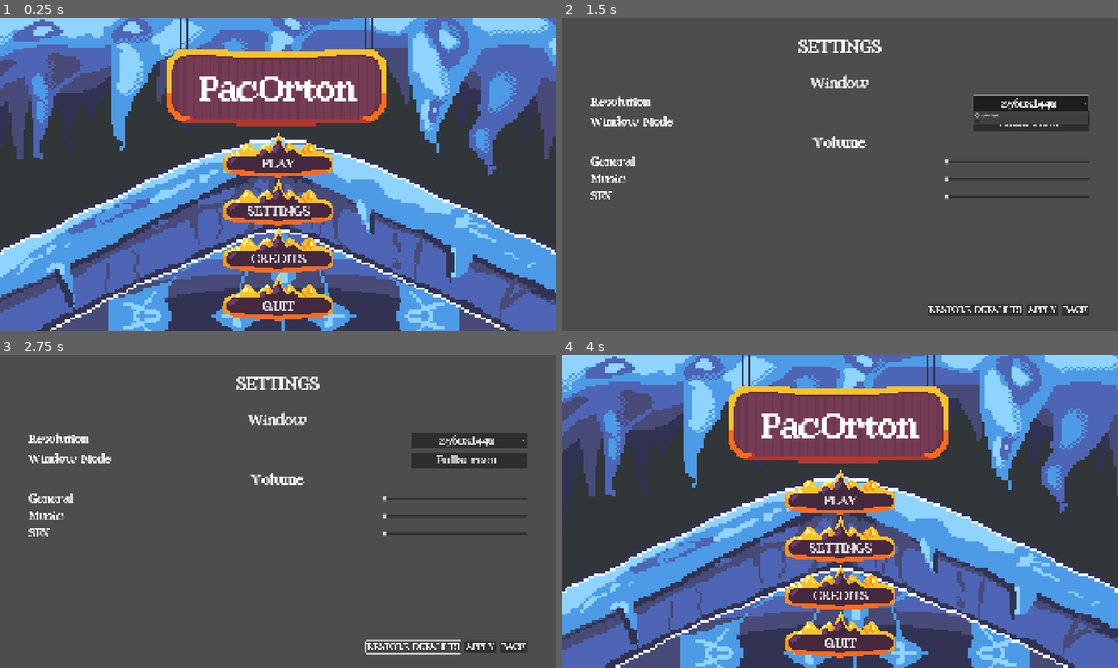
Above: before the commit, frames 1-4 (two rows, left to right).
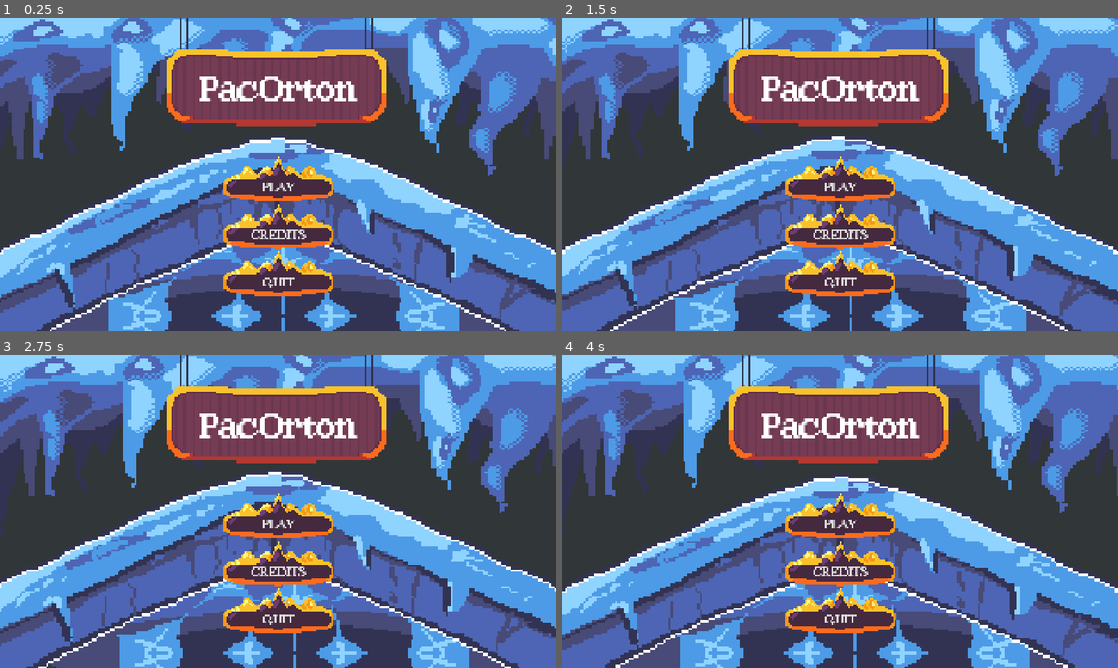
Above: after the commit, the same moments.

Repository: Ferreira06/PacOrton
Game: Godot game, scene res://scenes/menus/main_menu.tscn
Same seed, same stepped clock (60 frames per second), same inputs: the game is played once before the commit and once after it. Before the commit the project starts from res://main_menu.tscn.
Inputs (mouse positions are in pixels of both pictures, inside the frame that each line leads up to):
- Up to frame 1 (0.25 s): no input
- Up to frame 2 (1.5 s): click (840, 202) at 0.5 s, where only the run before the commit has a clickable "SETTINGS"; click (1029, 102) at 1.25 s, where only the run before the commit has a clickable "2560x1440"
- Up to frame 3 (2.75 s): click (411, 646) at 2 s, where only the run before the commit has a clickable "RESTORE DEFAULTS"
- Up to frame 4 (4 s): click (1040, 646) at 2.75 s, where only the run before the commit has a clickable "APPLY"; click (1073, 646) at 3.5 s, where only the run before the commit has a clickable "BACK"

The runs differ from the first frame. In frame 1, 9.3% of the frame differs, in the area x 40-60%, y 36-97%; in frame 2, 99%, in the area x 0-100%, y 0-100%; in frame 3, 98%; in frame 4, 9.3%.

Commit message:
refactor: working tree reorganized and settings menu deleted

Diff:
--- a/icon.svg
+++ /dev/null
@@ -1 +0,0 @@
-<svg xmlns="http://www.w3.org/2000/svg" width="128" height="128"><rect width="124" height="124" x="2" y="2" fill="#363d52" stroke="#212532" stroke-width="4" rx="14"/><g fill="#fff" transform="translate(12.322 12.322)scale(.101)"><path d="M105 673v33q407 354 814 0v-33z"/><path fill="#478cbf" d="m105 673 152 14q12 1 15 14l4 67 132 10 8-61q2-11 15-15h162q13 4 15 15l8 61 132-10 4-67q3-13 15-14l152-14V427q30-39 56-81-35-59-83-108-43 20-82 47-40-37-88-64 7-51 8-102-59-28-123-42-26 43-46 89-49-7-98 0-20-46-46-89-64 14-123 42 1 51 8 102-48 27-88 64-39-27-82-47-48 49-83 108 26 42 56 81zm0 33v39c0 276 813 276 814 0v-39l-134 12-5 69q-2 10-14 13l-162 11q-12 0-16-11l-10-65H446l-10 65q-4 11-16 11l-162-11q-12-3-14-13l-5-69z"/><path d="M483 600c0 34 58 34 58 0v-86c0-34-58-34-58 0z"/><circle cx="725" cy="526" r="90"/><circle cx="299" cy="526" r="90"/></g><g fill="#414042" transform="translate(12.322 12.322)scale(.101)"><circle cx="307" cy="532" r="60"/><circle cx="717" cy="532" r="60"/></g></svg>
--- a/main_game.tscn
+++ /dev/null
@@ -1,37 +0,0 @@
-[gd_scene load_steps=4 format=3 uid="uid://vjulnprmxsr7"]
-
-[ext_resource type="PackedScene" uid="uid://b3nx3std6uxmr" path="res://levels/level1.tscn" id="1_ykeeq"]
-[ext_resource type="PackedScene" uid="uid://xbepkpqt24ay" path="res://ghost_normal.tscn" id="2_yx7mw"]
-[ext_resource type="PackedScene" uid="uid://s08uidg41e7x" path="res://player.tscn" id="3_ykeeq"]
-
-[node name="MainGame" type="Node2D"]
-
-[node name="Fase 1" parent="." instance=ExtResource("1_ykeeq")]
-position = Vector2(16, 0)
-
-[node name="Ghost" parent="." instance=ExtResource("2_yx7mw")]
-texture_filter = 1
-position = Vector2(272, 272)
-
-[node name="Ghost2" parent="." instance=ExtResource("2_yx7mw")]
-texture_filter = 1
-position = Vector2(272.00006, 319.33334)
-
-[node name="Ghost3" parent="." instance=ExtResource("2_yx7mw")]
-texture_filter = 1
-position = Vector2(433.33337, 272)
-
-[node name="Ghost4" parent="." instance=ExtResource("2_yx7mw")]
-texture_filter = 1
-position = Vector2(434.6667, 317.33334)
-
-[node name="Player" parent="." instance=ExtResource("3_ykeeq")]
-z_index = 1
-position = Vector2(312.00003, 377.00003)
-scale = Vector2(0.40309712, 0.40119064)
-wall_min_slide_angle = 0.0
-platform_wall_layers = 255
-
-[node name="Camera2D" type="Camera2D" parent="."]
-position = Vector2(354, 282)
-zoom = Vector2(1.5, 1.5)
--- a/project.godot
+++ b/project.godot
@@ -13,7 +13,6 @@
 config/name="PacOrton"
 run/main_scene="uid://c30qrm1xpi7yk"
 config/features=PackedStringArray("4.5", "Forward Plus")
-config/icon="res://icon.svg"
 
 [display]
 
--- a/bullet.tscn
+++ b/scenes/bullet/bullet.tscn
@@ -1,7 +1,8 @@
 [gd_scene load_steps=4 format=3 uid="uid://cxruft6xgpp15"]
 
-[ext_resource type="Script" uid="uid://cr4awgdm31dr6" path="res://bullet.gd" id="1_v8qja"]
+[ext_resource type="Script" uid="uid://cr4awgdm31dr6" path="res://scenes/bullet/bullet.gd" id="1_v8qja"]
 [ext_resource type="Texture2D" uid="uid://dj5kc1kt45ru1" path="res://assets/powerups/PacBullet1.svg" id="2_t4vbm"]
+
 
 [sub_resource type="CapsuleShape2D" id="CapsuleShape2D_2b2rl"]
 radius = 2.0
--- a/card.tscn
+++ b/scenes/card/card.tscn
@@ -1,6 +1,6 @@
 [gd_scene load_steps=25 format=3 uid="uid://dqjx7wthjrgwl"]
 
-[ext_resource type="Script" uid="uid://dsd05ik516knb" path="res://card.gd" id="1_kikvd"]
+[ext_resource type="Script" uid="uid://dsd05ik516knb" path="res://scenes/card/card.gd" id="1_kikvd"]
 [ext_resource type="Texture2D" uid="uid://d2wuch3yxkk06" path="res://assets/powerups/PowerUp Gunt.svg" id="2_q5obu"]
 [ext_resource type="Texture2D" uid="uid://dh6in02kyvhfx" path="res://assets/powerups/PowerUpSpeedSheet.svg" id="3_e484p"]
 
@@ -170,4 +170,3 @@
 [node name="AnimatedSprite2D" type="AnimatedSprite2D" parent="."]
 sprite_frames = SubResource("SpriteFrames_rjlel")
 animation = &"gun_card_anim"
-frame_progress = 0.51319736
--- a/collectible.tscn
+++ b/scenes/collectible/collectible.tscn
@@ -1,8 +1,9 @@
 [gd_scene load_steps=26 format=3 uid="uid://ctei6nkbx8kiw"]
 
-[ext_resource type="Script" uid="uid://d4hcwvclp0su2" path="res://collectible.gd" id="1_8orai"]
+[ext_resource type="Script" uid="uid://d4hcwvclp0su2" path="res://scenes/collectible/collectible.gd" id="1_8orai"]
 [ext_resource type="Texture2D" uid="uid://dddp5qtx146bk" path="res://assets/collectibles/ball.svg" id="1_rd2yi"]
 [ext_resource type="Texture2D" uid="uid://c3a25bok1lq2d" path="res://assets/collectibles/star.svg" id="3_yciwo"]
+
 
 [sub_resource type="CircleShape2D" id="CircleShape2D_yciwo"]
 radius = 7.0
--- a/ghost_normal.tscn
+++ b/scenes/ghost/base/ghost_normal.tscn
@@ -1,7 +1,8 @@
 [gd_scene load_steps=29 format=3 uid="uid://xbepkpqt24ay"]
 
 [ext_resource type="Texture2D" uid="uid://b77i76ty53jib" path="res://assets/ghosts/normal-ghost.svg" id="1_36l5f"]
-[ext_resource type="Script" uid="uid://cuauh14160wh2" path="res://ghost_normal.gd" id="1_tpqef"]
+[ext_resource type="Script" uid="uid://cuauh14160wh2" path="res://scenes/ghost/base/ghost_normal.gd" id="1_tpqef"]
+
 
 [sub_resource type="AtlasTexture" id="AtlasTexture_tpqef"]
 atlas = ExtResource("1_36l5f")
--- a/levels/level1.tscn
+++ b/scenes/levels/level1.tscn
@@ -1,11 +1,11 @@
 [gd_scene load_steps=7 format=4 uid="uid://b3nx3std6uxmr"]
 
 [ext_resource type="TileSet" uid="uid://djwdf8rk7wswk" path="res://pacman_tileset.tres" id="1_sjb42"]
-[ext_resource type="Script" uid="uid://bf5qsnwy1fh2y" path="res://levels/level_generator.gd" id="2_61w3m"]
+[ext_resource type="Script" uid="uid://bf5qsnwy1fh2y" path="res://scenes/levels/level_generator.gd" id="2_61w3m"]
 [ext_resource type="TileSet" uid="uid://dx85xjs06gfsb" path="res://assets/TileSet/FaseTile.tres" id="2_b3oru"]
 [ext_resource type="Material" uid="uid://d14hu2h6avwxm" path="res://assets/Shaders/Material/offset.tres" id="3_61w3m"]
 [ext_resource type="Texture2D" uid="uid://dkdyjorxmjnyp" path="res://assets/TileSet/Paralax.svg" id="4_pdpul"]
-[ext_resource type="PackedScene" uid="uid://ctei6nkbx8kiw" path="res://collectible.tscn" id="6_pdpul"]
+[ext_resource type="PackedScene" uid="uid://ctei6nkbx8kiw" path="res://scenes/collectible/collectible.tscn" id="6_pdpul"]
 
 [node name="Fase 1" type="TileMapLayer" node_paths=PackedStringArray("walkable_layer")]
 tile_set = ExtResource("1_sjb42")
--- a/credits_menu.tscn
+++ b/scenes/menus/credits_menu.tscn
@@ -5,7 +5,8 @@
 [ext_resource type="Material" uid="uid://cr4gj18o6fnc6" path="res://assets/Shaders/Material/WaveMaterial.tres" id="3_3gmu8"]
 [ext_resource type="Texture2D" uid="uid://pnw1d5o6hl1m" path="res://assets/UI Elements/background.svg" id="5_ftkwe"]
 [ext_resource type="Material" uid="uid://yqukn7psm6jd" path="res://assets/Shaders/Material/Float.tres" id="5_itddf"]
-[ext_resource type="Script" uid="uid://7xnq5hnrqpfy" path="res://bg.gd" id="6_mrtxy"]
+[ext_resource type="Script" uid="uid://7xnq5hnrqpfy" path="res://scripts/bg.gd" id="6_mrtxy"]
+
 
 [sub_resource type="LabelSettings" id="LabelSettings_4i6ig"]
 font = ExtResource("1_ftkwe")
--- /dev/null
+++ b/scenes/menus/main_game.tscn
@@ -0,0 +1,25 @@
+[gd_scene load_steps=4 format=3 uid="uid://vjulnprmxsr7"]
+
+[ext_resource type="PackedScene" uid="uid://b3nx3std6uxmr" path="res://scenes/levels/level1.tscn" id="1_ykeeq"]
+[ext_resource type="PackedScene" uid="uid://xbepkpqt24ay" path="res://scenes/ghost/base/ghost_normal.tscn" id="2_yx7mw"]
+[ext_resource type="PackedScene" uid="uid://s08uidg41e7x" path="res://scenes/player/player.tscn" id="3_ykeeq"]
+
+[node name="MainGame" type="Node2D"]
+
+[node name="Fase 1" parent="." instance=ExtResource("1_ykeeq")]
+position = Vector2(16, 0)
+
+[node name="Ghost" parent="." instance=ExtResource("2_yx7mw")]
+texture_filter = 1
+position = Vector2(272, 272)
+
+[node name="Player" parent="." instance=ExtResource("3_ykeeq")]
+z_index = 1
+position = Vector2(312.00003, 377.00003)
+scale = Vector2(0.40309712, 0.40119064)
+wall_min_slide_angle = 0.0
+platform_wall_layers = 255
+
+[node name="Camera2D" type="Camera2D" parent="."]
+position = Vector2(354, 282)
+zoom = Vector2(1.5, 1.5)
--- a/main_menu.tscn
+++ b/scenes/menus/main_menu.tscn
@@ -1,11 +1,11 @@
-[gd_scene load_steps=11 format=3 uid="uid://c30qrm1xpi7yk"]
+[gd_scene load_steps=10 format=3 uid="uid://c30qrm1xpi7yk"]
 
-[ext_resource type="Material" uid="uid://cr4gj18o6fnc6" path="res://assets/Shaders/Material/WaveMaterial.tres" id="1_glbon"]
-[ext_resource type="Texture2D" uid="uid://o1comkdgde4h" path="res://assets/UI Elements/Title.svg" id="2_fu7sn"]
-[ext_resource type="Texture2D" uid="uid://co8w802nw6edk" path="res://assets/UI Elements/backgroundCredit1.svg" id="2_nlkkf"]
-[ext_resource type="Theme" uid="uid://db6ymrk43emn4" path="res://assets/UI Elements/UI Botao.tres" id="3_fu7sn"]
-[ext_resource type="Texture2D" uid="uid://b5fb1jqy6sq8q" path="res://assets/UI Elements/backgroundCredit2.svg" id="4_qe12f"]
-[ext_resource type="Material" uid="uid://yqukn7psm6jd" path="res://assets/Shaders/Material/Float.tres" id="5_nlkkf"]
+[ext_resource type="Material" uid="uid://cr4gj18o6fnc6" path="res://assets/Shaders/Material/WaveMaterial.tres" id="1_ng0o5"]
+[ext_resource type="Texture2D" uid="uid://co8w802nw6edk" path="res://assets/UI Elements/backgroundCredit1.svg" id="2_8r73w"]
+[ext_resource type="Material" uid="uid://yqukn7psm6jd" path="res://assets/Shaders/Material/Float.tres" id="3_1hnlc"]
+[ext_resource type="Texture2D" uid="uid://b5fb1jqy6sq8q" path="res://assets/UI Elements/backgroundCredit2.svg" id="4_50h1w"]
+[ext_resource type="Texture2D" uid="uid://o1comkdgde4h" path="res://assets/UI Elements/Title.svg" id="5_euy4r"]
+[ext_resource type="Theme" uid="uid://db6ymrk43emn4" path="res://assets/UI Elements/UI Botao.tres" id="6_bre17"]
 
 [sub_resource type="GDScript" id="GDScript_rhts7"]
 resource_name = "play_button"
@@ -13,16 +13,8 @@
 
 
 func _pressed() -> void:
-	get_tree().change_scene_to_file(\"res://main_game.tscn\")
-"
+	get_tree().change_scene_to_file(\"res://scenes/menus/main_game.tscn\")
 
-[sub_resource type="GDScript" id="GDScript_7vrkn"]
-resource_name = "settings_button"
-script/source = "extends Button
-
-
-func _pressed() -> void:
-	get_tree().change_scene_to_file(\"res://settings_menu.tscn\")
 "
 
 [sub_resource type="GDScript" id="GDScript_fu7sn"]
@@ -118,15 +110,6 @@
 theme_override_font_sizes/font_size = 75
 text = "PLAY"
 script = SubResource("GDScript_rhts7")
-
-[node name="Settings" type="Button" parent="CenterContainer/MainButtons"]
-texture_filter = 1
-custom_minimum_size = Vector2(500, 0)
-layout_mode = 2
-theme_override_font_sizes/font_size = 75
-text = "SETTINGS
-"
-script = SubResource("GDScript_7vrkn")
 
 [node name="Credits" type="Button" parent="CenterContainer/MainButtons"]
 texture_filter = 1
--- a/player.tscn
+++ b/scenes/player/player.tscn
@@ -1,12 +1,13 @@
 [gd_scene load_steps=65 format=3 uid="uid://s08uidg41e7x"]
 
-[ext_resource type="Script" uid="uid://cuje7iupgfeyg" path="res://player.gd" id="1_onrkg"]
+[ext_resource type="Script" uid="uid://cuje7iupgfeyg" path="res://scenes/player/player.gd" id="1_onrkg"]
 [ext_resource type="Texture2D" uid="uid://cgkd117fchp4i" path="res://assets/pacman/pacman-lr.svg" id="2_onrkg"]
-[ext_resource type="PackedScene" uid="uid://cxruft6xgpp15" path="res://bullet.tscn" id="2_sweqy"]
-[ext_resource type="PackedScene" uid="uid://dn6n135ihtelb" path="res://power_up_screen.tscn" id="3_2hs0m"]
+[ext_resource type="PackedScene" uid="uid://cxruft6xgpp15" path="res://scenes/bullet/bullet.tscn" id="2_sweqy"]
+[ext_resource type="PackedScene" uid="uid://dn6n135ihtelb" path="res://scenes/power-up/power_up_screen.tscn" id="3_2hs0m"]
 [ext_resource type="Texture2D" uid="uid://kitwsd8fuw7b" path="res://assets/pacman/pacman-ud.svg" id="3_i3pqv"]
 [ext_resource type="Texture2D" uid="uid://2bvt7cifelub" path="res://assets/powerups/PacManGUN.svg" id="6_1jxqw"]
 [ext_resource type="Texture2D" uid="uid://d2tp783riuci" path="res://assets/powerups/PacManSPEED.svg" id="7_dw050"]
+
 
 [sub_resource type="AtlasTexture" id="AtlasTexture_i3pqv"]
 atlas = ExtResource("2_onrkg")
--- a/power_up_screen.tscn
+++ b/scenes/power-up/power_up_screen.tscn
@@ -1,7 +1,7 @@
 [gd_scene load_steps=3 format=3 uid="uid://dn6n135ihtelb"]
 
-[ext_resource type="Script" uid="uid://cor5emjpyjekp" path="res://power_up_screen.gd" id="1_6mlxt"]
-[ext_resource type="PackedScene" uid="uid://dqjx7wthjrgwl" path="res://card.tscn" id="2_txcxs"]
+[ext_resource type="Script" uid="uid://cor5emjpyjekp" path="res://scenes/power-up/power_up_screen.gd" id="1_6mlxt"]
+[ext_resource type="PackedScene" uid="uid://dqjx7wthjrgwl" path="res://scenes/card/card.tscn" id="2_txcxs"]
 
 [node name="PowerUpScreen" type="CanvasLayer"]
 process_mode = 3
--- a/settings_menu.gd
+++ /dev/null
@@ -1,16 +0,0 @@
-extends Control
-
-@onready var btn_back: Button = $Margin/SettingsVContainer/Buttons/Back
-# Called when the node enters the scene tree for the first time.
-func _ready() -> void:
-	btn_back.pressed.connect(_on_back_pressed)
-
-func _on_back_pressed() -> void:
-	# If this is an overlay, just hide/free it.
-	# If it's a separate scene, change back to Main Menu.
-	if get_parent().name == "MainMenu":
-		# If added as child
-		queue_free()
-	else:
-		# If separate scene
-		get_tree().change_scene_to_file("res://main_menu.tscn")
--- a/settings_menu.tscn
+++ /dev/null
@@ -1,182 +0,0 @@
-[gd_scene load_steps=4 format=3 uid="uid://d0t2r72hr8s35"]
-
-[ext_resource type="Script" uid="uid://ccpdjohu5qhjw" path="res://settings_menu.gd" id="1_ufg0w"]
-
-[sub_resource type="Theme" id="Theme_oerog"]
-Label/font_sizes/font_size = 50
-
-[sub_resource type="Theme" id="Theme_ufg0w"]
-Button/font_sizes/font_size = 40
-OptionButton/font_sizes/font_size = 50
-
-[node name="SettingsMenu" type="Control"]
-layout_mode = 3
-anchors_preset = 15
-anchor_right = 1.0
-anchor_bottom = 1.0
-grow_horizontal = 2
-grow_vertical = 2
-theme = SubResource("Theme_oerog")
-script = ExtResource("1_ufg0w")
-
-[node name="TitleLbl" type="Label" parent="."]
-layout_mode = 0
-offset_left = 100.0
-offset_top = 50.0
-offset_right = 1820.0
-offset_bottom = 153.0
-theme_override_font_sizes/font_size = 75
-text = "SETTINGS"
-horizontal_alignment = 1
-vertical_alignment = 1
-
-[node name="Margin" type="MarginContainer" parent="."]
-layout_mode = 0
-offset_top = 200.0
-offset_right = 1920.0
-offset_bottom = 1080.0
-theme_override_constants/margin_left = 100
-theme_override_constants/margin_right = 100
-theme_override_constants/margin_bottom = 50
-
-[node name="SettingsVContainer" type="VBoxContainer" parent="Margin"]
-layout_mode = 2
-size_flags_horizontal = 3
-theme = SubResource("Theme_ufg0w")
-theme_override_constants/separation = 15
-
-[node name="WindowLbl" type="Label" parent="Margin/SettingsVContainer"]
-layout_mode = 2
-theme_override_font_sizes/font_size = 60
-text = "Window"
-horizontal_alignment = 1
-
-[node name="Resolution" type="HBoxContainer" parent="Margin/SettingsVContainer"]
-layout_mode = 2
-
-[node name="Label" type="Label" parent="Margin/SettingsVContainer/Resolution"]
-layout_mode = 2
-size_flags_horizontal = 8
-size_flags_vertical = 1
-text = "Resolution"
-
-[node name="Gap" type="Control" parent="Margin/SettingsVContainer/Resolution"]
-layout_mode = 2
-size_flags_horizontal = 3
-
-[node name="OptionResolution" type="OptionButton" parent="Margin/SettingsVContainer/Resolution"]
-custom_minimum_size = Vector2(400, 0)
-layout_mode = 2
-size_flags_horizontal = 0
-alignment = 1
-selected = 0
-item_count = 2
-popup/item_0/text = "2560x1440"
-popup/item_0/id = 0
-popup/item_1/id = 1
-
-[node name="Window" type="HBoxContainer" parent="Margin/SettingsVContainer"]
-layout_mode = 2
-
-[node name="Label" type="Label" parent="Margin/SettingsVContainer/Window"]
-layout_mode = 2
-size_flags_horizontal = 8
-size_flags_vertical = 1
-text = "Window Mode"
-
-[node name="Gap" type="Control" parent="Margin/SettingsVContainer/Window"]
-layout_mode = 2
-size_flags_horizontal = 3
-
-[node name="OptionWindowMode" type="OptionButton" parent="Margin/SettingsVContainer/Window"]
-custom_minimum_size = Vector2(400, 0)
-layout_mode = 2
-size_flags_horizontal = 0
-alignment = 1
-selected = 0
-item_count = 2
-popup/item_0/text = "Fullscreen"
-popup/item_0/id = 0
-popup/item_1/text = "Windowed"
-popup/item_1/id = 1
-
-[node name="VolumeLbl" type="Label" parent="Margin/SettingsVContainer"]
-layout_mode = 2
-theme_override_font_sizes/font_size = 60
-text = "Volume"
-horizontal_alignment = 1
-
-[node name="VGeneral" type="HBoxContainer" parent="Margin/SettingsVContainer"]
-layout_mode = 2
-
-[node name="General" type="Label" parent="Margin/SettingsVContainer/VGeneral"]
-layout_mode = 2
-size_flags_horizontal = 8
-size_flags_vertical = 1
-text = "General"
-
-[node name="Gap" type="Control" parent="Margin/SettingsVContainer/VGeneral"]
-layout_mode = 2
-size_flags_horizontal = 3
-
-[node name="VolumeSlider" type="HSlider" parent="Margin/SettingsVContainer/VGeneral"]
-custom_minimum_size = Vector2(500, 0)
-layout_mode = 2
-size_flags_vertical = 4
-step = 0.5
-
-[node name="VMusic" type="HBoxContainer" parent="Margin/SettingsVContainer"]
-layout_mode = 2
-
-[node name="Music" type="Label" parent="Margin/SettingsVContainer/VMusic"]
-layout_mode = 2
-size_flags_horizontal = 8
-size_flags_vertical = 1
-text = "Music"
-
-[node name="Gap" type="Control" parent="Margin/SettingsVContainer/VMusic"]
-layout_mode = 2
-size_flags_horizontal = 3
-
-[node name="VolumeSlider" type="HSlider" parent="Margin/SettingsVContainer/VMusic"]
-custom_minimum_size = Vector2(500, 0)
-layout_mode = 2
-size_flags_vertical = 4
-step = 0.5
-
-[node name="VSFX" type="HBoxContainer" parent="Margin/SettingsVContainer"]
-layout_mode = 2
-
-[node name="SFX" type="Label" parent="Margin/SettingsVContainer/VSFX"]
-layout_mode = 2
-size_flags_horizontal = 8
-size_flags_vertical = 1
-text = "SFX"
-
-[node name="Gap" type="Control" parent="Margin/SettingsVContainer/VSFX"]
-layout_mode = 2
-size_flags_horizontal = 3
-
-[node name="VolumeSlider" type="HSlider" parent="Margin/SettingsVContainer/VSFX"]
-custom_minimum_size = Vector2(500, 0)
-layout_mode = 2
-size_flags_vertical = 4
-step = 0.5
-
-[node name="Buttons" type="HBoxContainer" parent="Margin/SettingsVContainer"]
-layout_mode = 2
-size_flags_horizontal = 8
-size_flags_vertical = 10
-theme_override_constants/separation = 15
-
-[node name="RestoreDefaults" type="Button" parent="Margin/SettingsVContainer/Buttons"]
-layout_mode = 2
-text = "RESTORE DEFAULTS"
-
-[node name="Apply" type="Button" parent="Margin/SettingsVContainer/Buttons"]
-layout_mode = 2
-text = "APPLY"
-
-[node name="Back" type="Button" parent="Margin/SettingsVContainer/Buttons"]
-layout_mode = 2
-text = "BACK"
Not shown, removed: icon.svg.import
Renamed: bullet.gd -> scenes/bullet/bullet.gd
Renamed: bullet.gd.uid -> scenes/bullet/bullet.gd.uid
Renamed: card.gd -> scenes/card/card.gd
Renamed: card.gd.uid -> scenes/card/card.gd.uid
Renamed: collectible.gd -> scenes/collectible/collectible.gd
Renamed: collectible.gd.uid -> scenes/collectible/collectible.gd.uid
Renamed: ghost_normal.gd -> scenes/ghost/base/ghost_normal.gd
Renamed: ghost_normal.gd.uid -> scenes/ghost/base/ghost_normal.gd.uid
Renamed: levels/fase1-1.tscn -> scenes/levels/fase1-1.tscn
Renamed: levels/level2.tscn -> scenes/levels/level2.tscn
Renamed: levels/level3.tscn -> scenes/levels/level3.tscn
(and 12 more such lines)
